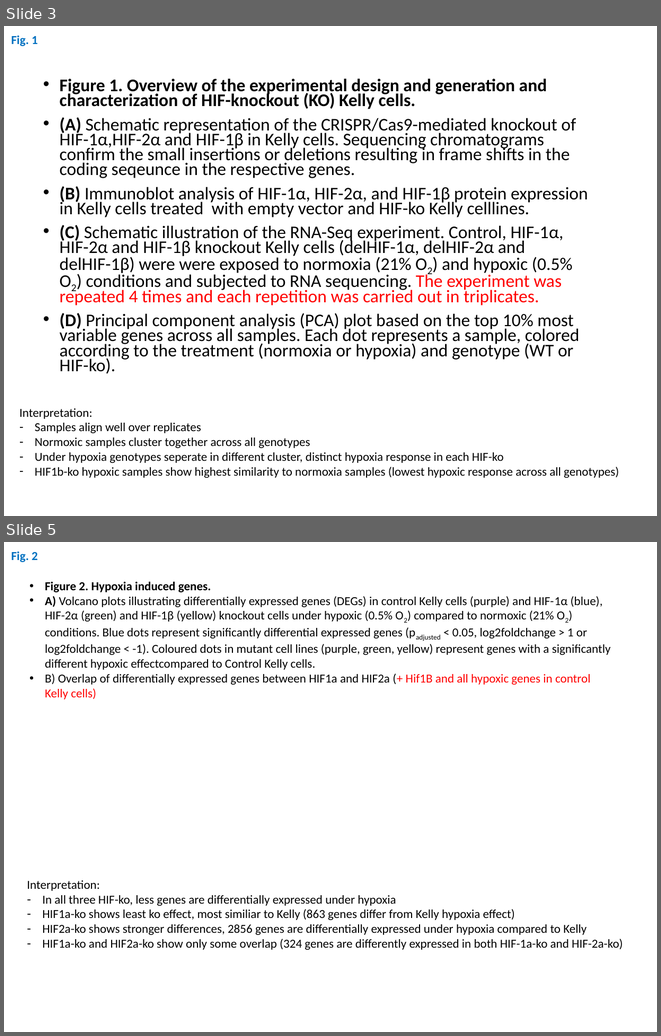
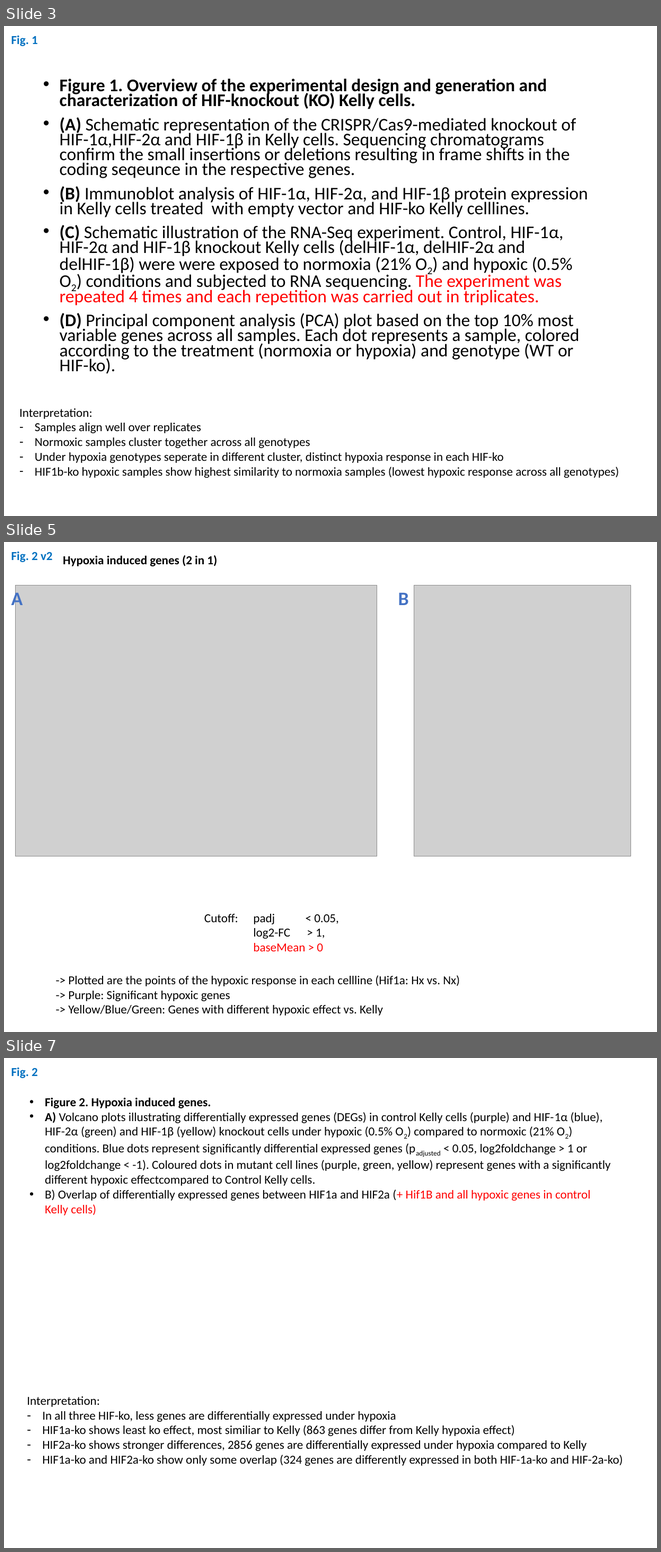
Before and after one commit to DNAborn/RNAseq_Kelly_Hx, a slide deck: 4_manuscript/Figures2.pptx. Shown one above the other, each under a label of ours: slides 3 and 5 before the commit, slides 3, 5 and 7 after it; the slides between them are not shown. The pictures are 661x1036 and 661x1552 pixels, drawn with LibreOffice and Linux fonts; fonts in the diff are those of the drawing; grey boxes stand for pictures. Boxes give left, top, right and bottom in pixels: in the first picture for what was removed or moved away, otherwise in the second. Text is boxed around its words. In the diff, an @@ line names an element or a change of style, - is before the commit and + after.

```diff
--- a/4_manuscript/Figures2.pptx
+++ b/4_manuscript/Figures2.pptx
@@ slide 5 added at [4,542,657,1032], background #FFFFFF @@
@@ text added at [11,552,53,562], 18 pt, text #0070C0, bold @@
+Fig. 2 v2
@@ text added at [63,555,217,566], 18 pt, text #000000, bold @@
+Hypoxia induced genes (2 in 1)
@@ text added at [11,589,23,610], 28 pt, text #4472C4, bold @@
+A
@@ picture added at [16,585,377,856] @@
@@ picture added at [414,585,631,856] @@
@@ text added at [398,592,409,605], 28 pt, text #4472C4, bold @@
+B
@@ text added at [204,914,339,951], 18 pt, text #000000 @@
+Cutoff: padj < 0.05,
+log2-FC > 1,
+baseMean > 0
@@ text added at [68,975,460,1015], 18 pt, text #000000 @@
+-> Plotted are the points of the hypoxic response in each cellline (Hif1a: Hx vs. Nx)
+-> Purple: Significant hypoxic genes
+-> Yellow/Blue/Green: Genes with different hypoxic effect vs. Kelly
@@ what was slide 5 is now slide 7 @@
```
Also in this commit, not shown: 2 slides changed, 1 other slide added, 7 other files.
